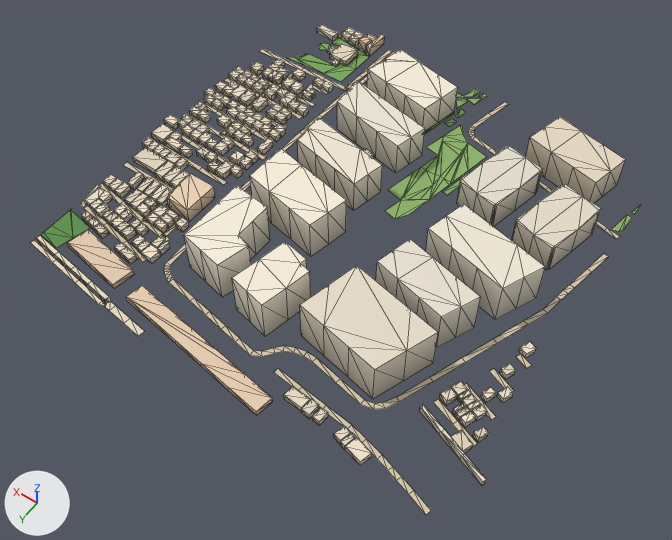
Before and after pictures for a commit that changed the glTF model public/assets/bengaluru-region-v1/tiles/t24_1-l1.glb.
Before and after are seen from a 50 mm lens placed at (11874.0, 1306.0, 757.0), pointed at (12227.0, 811.0, -20.0). The axes (+X, +Y, +Z) are drawn at lower left. The lights are the same throughout. The older version comes first. Mesh edges are drawn as thin lines. Vertices at exactly the same position are counted once.

Names of what the first picture shows: 'building', 'ground'.
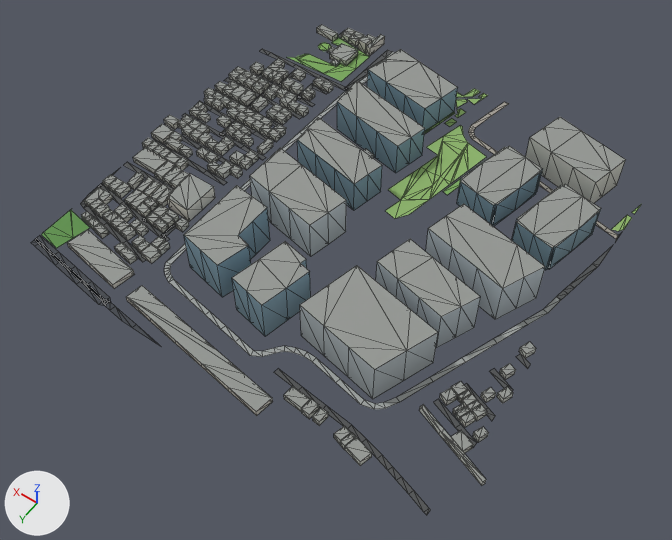
Changed parts and their boxes [x1, y1, x2, y2] in the pictures (672 x 540 px; the box of a moved part takes in the faces that stretch with it):
'ground', reshaped: before [31, 30, 640, 514]; after [31, 30, 640, 515]
part 1 of me_building, recoloured (darker): [67, 24, 625, 485] in both
part 2 of me_ground, moved or reshaped: before [31, 30, 620, 514]; after [31, 30, 622, 515]
part 3 of me_ground, reshaped: before [489, 102, 508, 115]; after [488, 102, 508, 116]
part 4 of me_ground, recoloured: [35, 49, 611, 494] in both

The change, as a diff of the scene's bpy script:
```diff
--- a/public/assets/bengaluru-region-v1/tiles/t24_1-l1.glb.py
+++ b/public/assets/bengaluru-region-v1/tiles/t24_1-l1.glb.py
@@ me_building @@
 # used by ob_building; location = (12000.0, 500.0, 0.0)
-me_building.from_pydata(...)  # 1743 vertices, 2225 faces; spans x -26.0..508.0, y -9.0..505.0, z 0.0..52.0
+me_building.from_pydata(...)  # 1743 vertices, 2706 faces; spans x -26.0..508.0, y -9.0..505.0, z 0.0..52.0
+# me_building part 1: 2225 kept faces spanning x -26.0..508.0, y -9.0..505.0, z 0.0..52.0 get new vertex colours
+# edits to the shape of me_building do not show in these pictures
 me_building.materials.append(mat_building)
@@ me_ground @@
 # used by ob_ground; location = (12000.0, 500.0, 0.0)
 # verts and faces of me_ground; kept vertices keep their numbers, new ones are numbered from 553
 # before: 8 (196.0, 1.0, 1.0) at pixel (508, 104), 9 (202.0, -1.0, 1.0) at pixel (504, 101), 11 (208.0, 29.0, 1.0) at pixel (488, 113)
-me_ground.from_pydata(...)  # 553 vertices, 473 faces; spans x -3.0..503.0, y -1.0..504.0, z 1.0
+me_ground.from_pydata(...)  # 580 vertices, 496 faces; spans x 0.0..500.0, y 0.0..500.0, z 1.0
+# me_ground part 2
+# 30 vertices are removed from x -1.0..503.0, y 0.0..504.0, z 1.0
+# 46 faces are deleted
+# 41 vertices move from x -3.0..498.0, y 33.0..499.0, z 1.0 to x 0.0..497.0, y 30.0..499.0, z 1.0
+# 46 vertices are added at x 0.0..500.0, y 0.0..500.0, z 1.0
+# 9 new vertices lie (0.0, 6.0, 0.0) away from vertices in x 0.0..498.0, y 120.0..379.0, z 1.0
+# 67 new faces join them
+# me_ground part 3
+delete_vertices([9])  # with the faces that use them
+verts[8] = (196.0, 1.0, 1.0)  # moved, pixel (508, 104)
+verts[583] = (196.0, 0.0, 1.0)  # pixel (508, 103)
+verts[584] = (202.0, 0.0, 1.0)  # pixel (504, 101)
+verts[585] = (202.0, 0.0, 1.0)  # pixel (504, 101)
+faces += [(583, 584, 585), (8, 583, 585), (8, 585, 11)]
+# me_ground part 4: 245 kept faces spanning x 0.0..500.0, y 1.0..499.0, z 1.0 get new vertex colours; the middle colour goes from beige #d7c9ae to dark grey #535556
 me_ground.materials.append(mat_ground)
```
